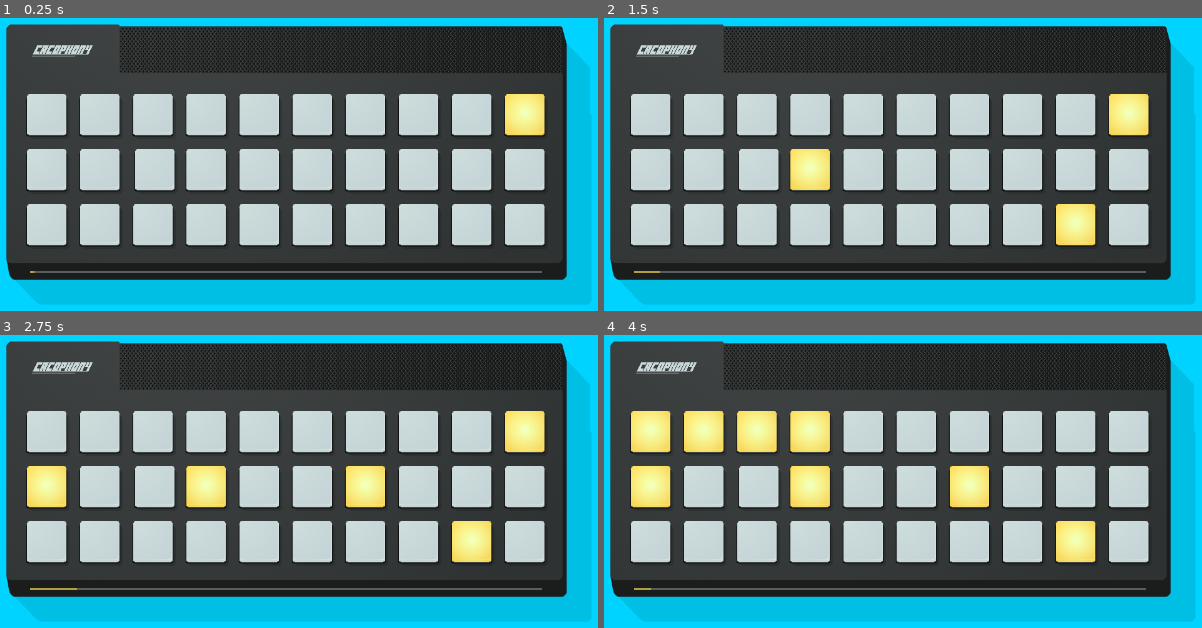
Above: before the commit, frames 1-4 (two rows, left to right).
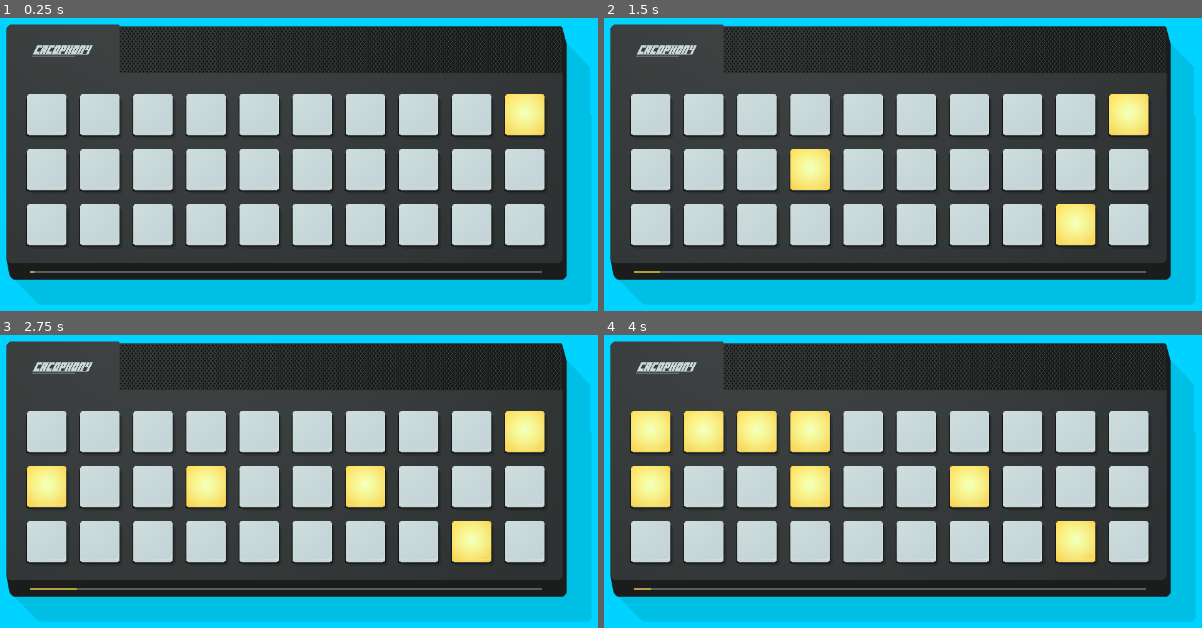
Above: after the commit, the same moments.

Repository: winterbeak/cacophony-t35x
Game: Godot game, scene res://scenes/Main.tscn
Same seed, same stepped clock (60 frames per second), same inputs: the game is played once before the commit and once after it.
Inputs:
- Up to frame 1 (0.25 s): no input
- Up to frame 2 (1.5 s): tap Enter at 1.25 s
- Up to frame 3 (2.75 s): tap Space at 2 s
- Up to frame 4 (4 s): no input

The runs differ from the first frame. In frame 1, 0.1% of the frame differs, in the area x 22-30%, y 44-60%; in frame 2, 0.1%; in frame 3, 0.1%; in frame 4, 0.1%.

Commit message:
Fix volume component light spacing

Diff:
--- a/Analog Cacophony/scripts/components/VolumeComponent.gd
+++ b/Analog Cacophony/scripts/components/VolumeComponent.gd
@@ -12,7 +12,7 @@
 
 func _ready() -> void:
 	lights = [$Light1, $Light2]
-	lights[1].position.x = Constants.LIGHT_DISTANCE_VERT
+	lights[1].position.x = Constants.LIGHT_DISTANCE_HORIZ
 	guitar_c.position.x = Constants.LIGHT_DISTANCE_HORIZ
 	guitar_chord.position.x = Constants.LIGHT_DISTANCE_HORIZ
 
